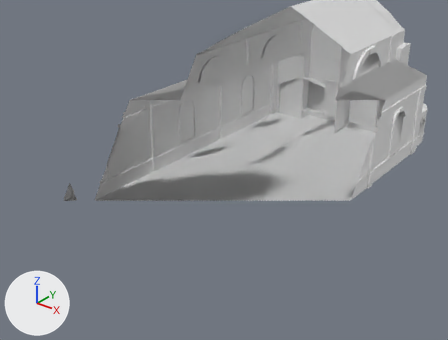
The OBJ model models/cathedral/cathedral.obj, before and after one commit.
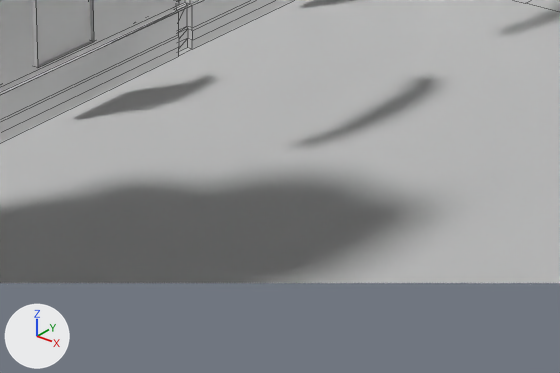
The first picture shows the older version from a 50 mm camera at (28.45, -38.92, 24.82) aimed at (-2.27, -0.52, 1.02). The close-ups show both versions on the part from 38% to 71% of the width and 37% to 66% of the height of that picture; other places that the commit changed are outside them. Arrows for +X, +Y and +Z are at lower left; the lights stay in place. The close-ups show mesh edges as thin lines. Everything nearer to the camera than a plane just in front of the edit is cut away. Materials are left out; every surface is plain grey. Where no turn or scale is listed for an object, it has been applied to the vertices.

The scene before the commit, as lines of its bpy script (objects in view):
```python
me_cube = bpy.data.meshes.new('Cube')
me_cube.from_pydata(...)  # 1969 vertices, 1739 faces; spans x -8.6..8.6, y -17.5..18.5, z 0.0..16.2
# faces by material slot: [6, 120, 38, 16, 1163, 102, 294]
me_cube.materials.append(mat_material_aluminium_jpg)
me_cube.materials.append(mat_material_metal_jpg)
me_cube.materials.append(mat_material_small_stone_png)
me_cube.materials.append(mat_material_roof_jpg)
me_cube.materials.append(mat_material)
me_cube.materials.append(mat_material_stone_jpg)
me_cube.materials.append(mat_material_walls_jpg)
ob_cube = bpy.data.objects.new('Cube', me_cube)
ob_cube.location = (0.0, 0.0, 0.0)
```
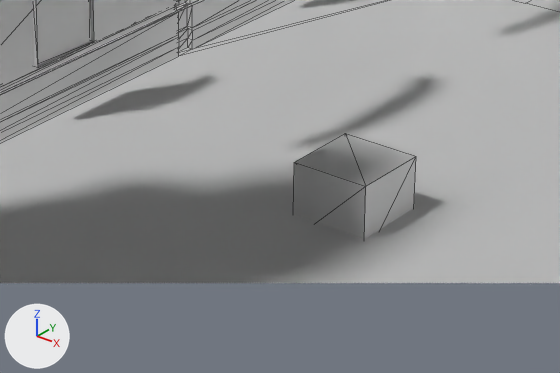
Where the change shows, as pixel boxes (x1, y1, x2, y2) in the close-ups (560 x 373 px):
'Cube.005_Cube.003', added: after (293, 133, 416, 239)

The change, as a diff of the scene's bpy script:
```diff
--- a/models/cathedral/cathedral.obj.py
+++ b/models/cathedral/cathedral.obj.py
@@ me_cube_005_cube_003 @@
+me_cube_005_cube_003.from_pydata(...)  # a box spanning x -0.35..1.65, y 0.41..2.41, z -0.63..1.37
@@ ob_cube_005_cube_003 @@
+ob_cube_005_cube_003 = bpy.data.objects.new('Cube.005_Cube.003', me_cube_005_cube_003)
+ob_cube_005_cube_003.location = (0.0, 0.0, 0.0)
```
